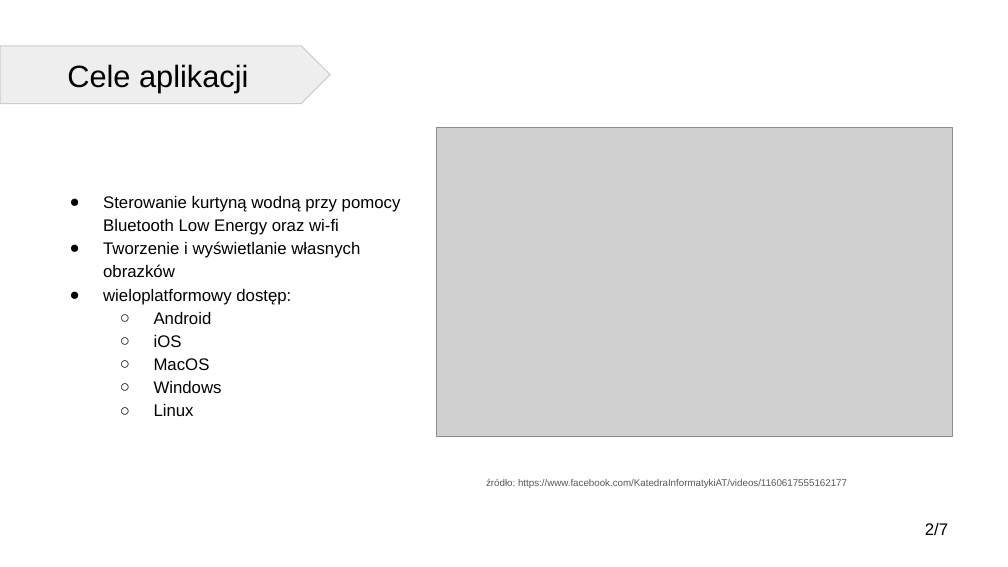
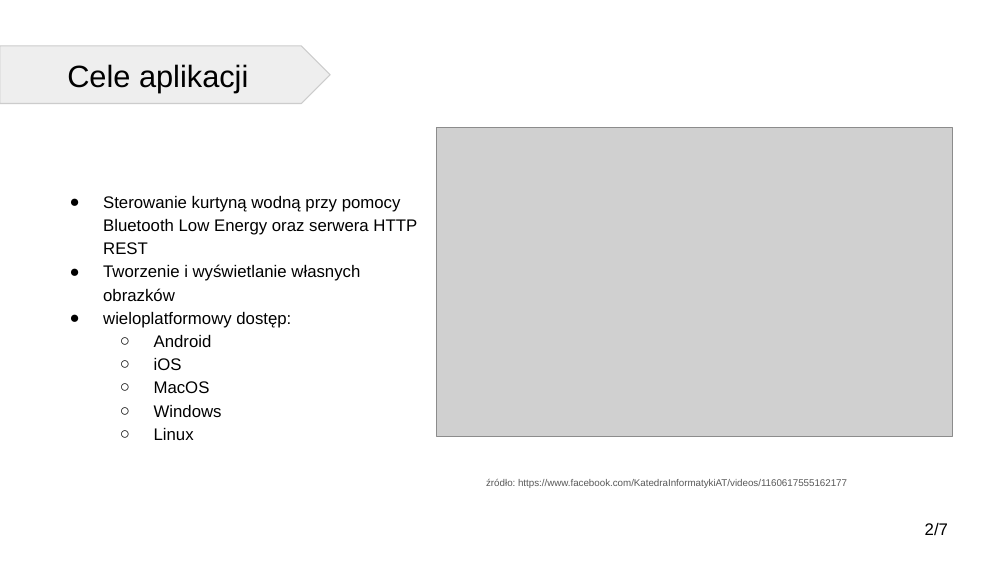
Before and after one commit to H1kosso/fountain-app, a slide deck: slide 2 of Preview/Praca dyplomowa - HMI do kurtyny wodnej.pptx. Drawn at 1008x567 pixels with LibreOffice and Linux fonts; fonts in the diff are those of the drawing; grey boxes stand for pictures. Boxes give left, top, right and bottom in pixels: in the first picture for what was removed or moved away, otherwise in the second. Text is boxed around its words. In the diff, an @@ line names an element or a change of style, - is before the commit and + after.

```diff
--- a/Preview/Praca dyplomowa - HMI do kurtyny wodnej.pptx
+++ b/Preview/Praca dyplomowa - HMI do kurtyny wodnej.pptx
@@ text at [103,196,417,254]: text changed @@
-● Sterowanie kurtyną wodną przy pomocy Bluetooth Low Energy oraz wi-fi
+● Sterowanie kurtyną wodną przy pomocy Bluetooth Low Energy oraz serwera HTTP REST
```
Also in this commit, not shown: 4 other slides changed, 1 other file.
